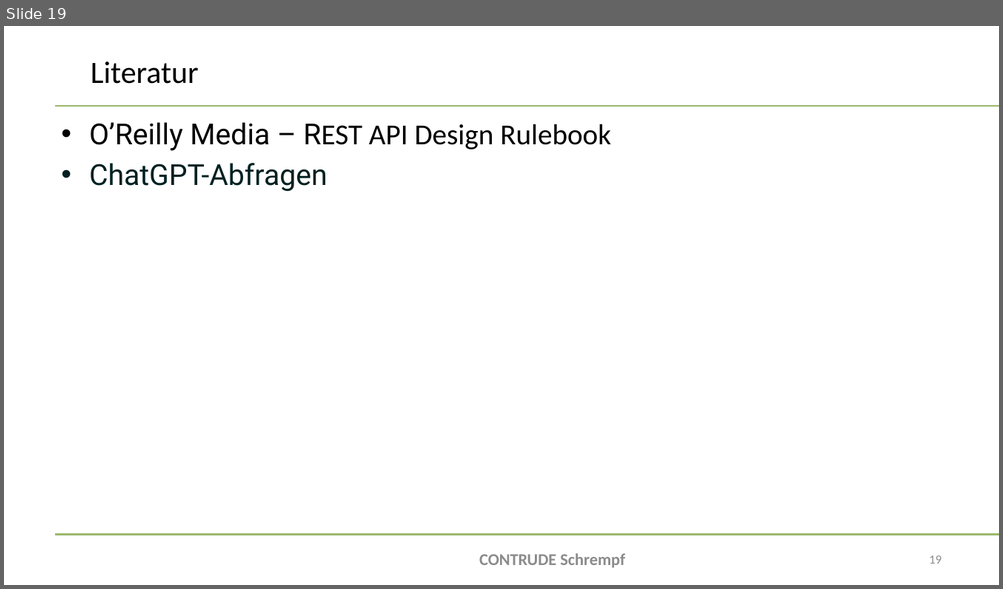
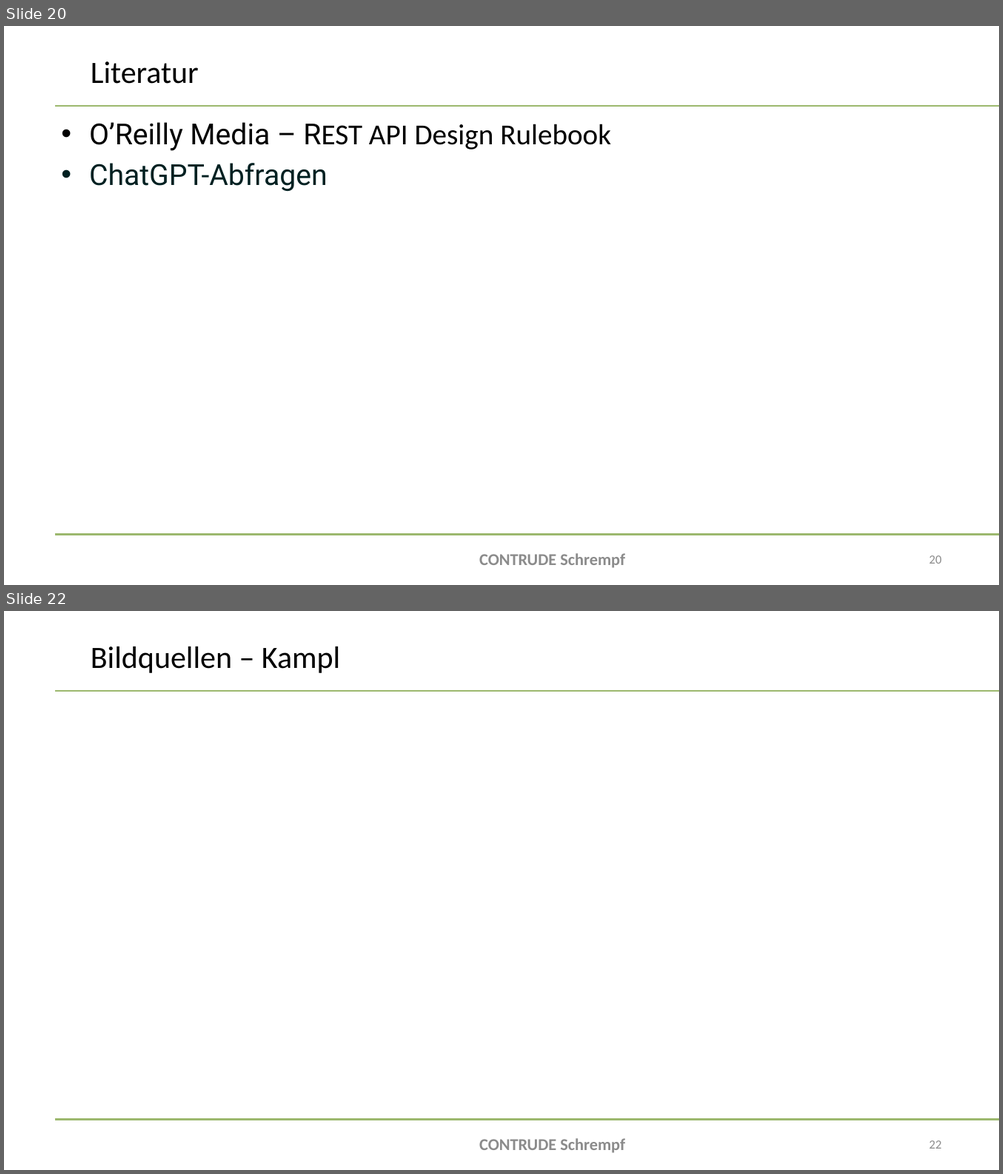
Before and after one commit to bitsneak/Contrude, a slide deck: Diplomarbeit/doc/Presentations/DA-Präsentation2025-Verteidigung.pptx. Shown one above the other, each under a label of ours: slide 19 before the commit, slides 20 and 22 after it; the slides between them are not shown. The pictures are 1003x589 and 1003x1174 pixels, drawn with LibreOffice and Linux fonts; fonts in the diff are those of the drawing; background and template pictures are left out. Boxes give left, top, right and bottom in pixels: in the first picture for what was removed or moved away, otherwise in the second. Text is boxed around its words. In the diff, an @@ line names an element or a change of style, - is before the commit and + after.

Commit message:
completed schrempf schiff präsi

```diff
--- a/Diplomarbeit/doc/Presentations/DA-Präsentation2025-Verteidigung.pptx
+++ b/Diplomarbeit/doc/Presentations/DA-Präsentation2025-Verteidigung.pptx
@@ slide 22 added at <box>4,611,999,1170</box>, background #FFFFFF; not listed: 2 template elements that a slide beside it also shows @@
@@ title added at <box>91,647,340,673</box>, 30 pt, text #000000 @@
+Bildquellen – Kampl
@@ text added at <box>479,1139,625,1153</box>, 16 pt, text #8C8C8C, bold @@
+CONTRUDE Schrempf
@@ page number added at <box>929,1141,942,1149</box>, 12 pt, text #8C8C8C @@
+22
@@ what was slide 19 is now slide 20 @@
@@ page number at <box>929,556,942,564</box>: text changed @@
-19
+20
```
Also in this commit, not shown: 5 slides changed, 3 other slides added.
